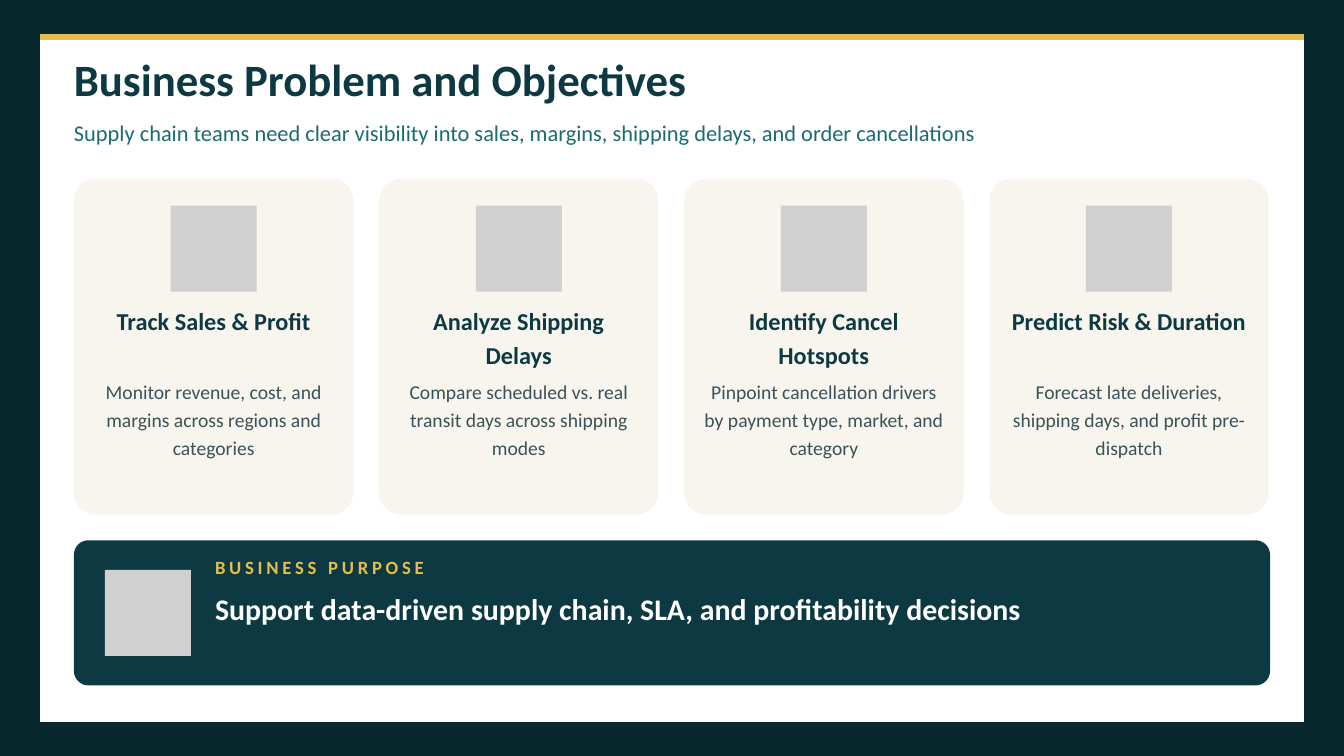
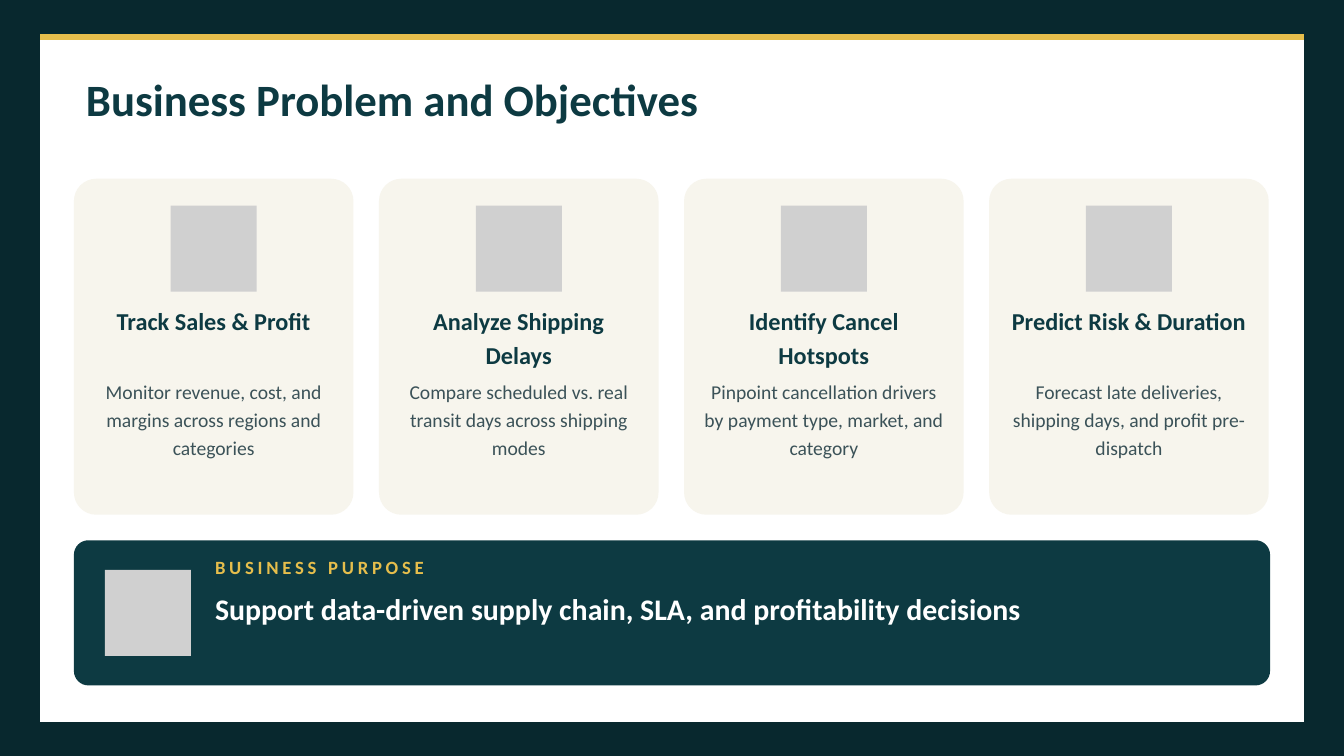
Before and after one commit to Team5-Depi/Supply-Chain-Dataset-Analysis-Final_Project, a slide deck: slide 3 of Presentation/Supply_Chain_Dataset_Analysis_Presentation.pptx. Drawn at 1344x756 pixels with LibreOffice and Linux fonts; fonts in the diff are those of the drawing; grey boxes stand for pictures. Boxes give left, top, right and bottom in pixels: in the first picture for what was removed or moved away, otherwise in the second. Text is boxed around its words. In the diff, an @@ line names an element or a change of style, - is before the commit and + after.

```diff
--- a/Presentation/Supply_Chain_Dataset_Analysis_Presentation.pptx
+++ b/Presentation/Supply_Chain_Dataset_Analysis_Presentation.pptx
@@ text "Business Problem and Objectives": place and size @@
-text "Business Problem and Objectives" at <box>74,64,686,104</box>
+text "Business Problem and Objectives" at <box>86,84,698,124</box>
@@ text removed at <box>74,125,974,145</box> @@
-Supply chain teams need clear visibility into sales, margins, shipping delays, and order cancellations
```
Also in this commit, not shown: 10 other slides changed.
